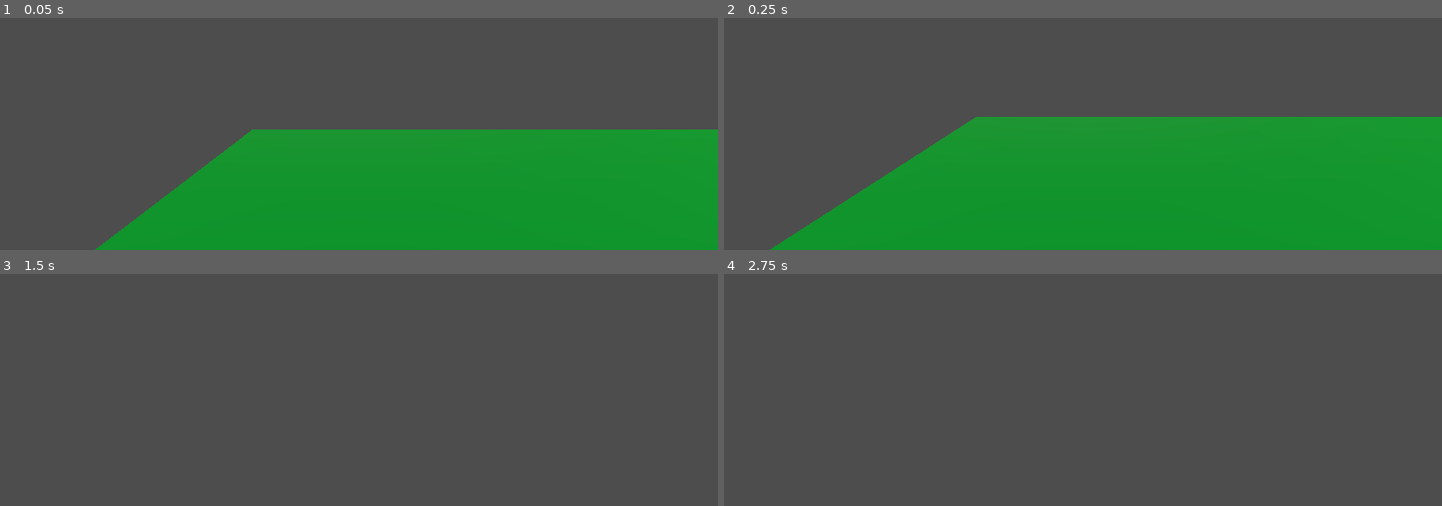
Above: before the commit, frames 1-4 (two rows, left to right).
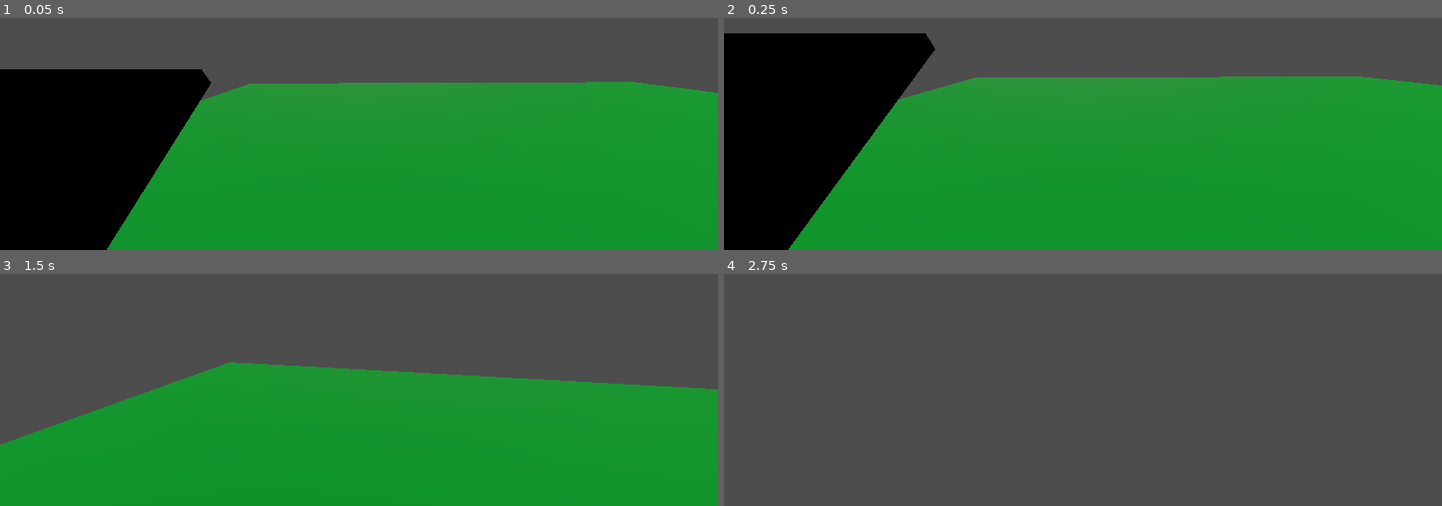
Above: after the commit, the same moments.

Repository: farima4/BosniaLifeSimulator
Game: Godot game, scene res://Worlds/BanjaLuka.tscn
The game is run twice, just before and just after one commit, with the same random seed, the same clock (stepped at 60 frames per second) and the same inputs.
Inputs (mouse positions are in pixels of both pictures, inside the frame that each line leads up to):
- Up to frame 1 (0.05 s): no input
- Up to frame 2 (0.25 s): no input
- Up to frame 3 (1.5 s): move the mouse to (394, 301) at 0.52 s; hold W (forwards) from 0.53 s (still down); tap Space (jump) at 0.77 s; move the mouse to (323, 306) at 1.27 s
- Up to frame 4 (2.75 s): keep holding W (forwards); tap Space (jump) at 1.52 s; move the mouse to (1097, 297) at 2.02 s

The runs differ from the first frame. In frame 1, 34% of the frame differs, in the area x 0-100%, y 22-100%; in frame 2, 34%; in frame 3, 52%, in the area x 0-100%, y 37-100%; in frame 4, nothing differs.

Commit message:
boska 0.1
real

Diff:
--- /dev/null
+++ b/game/Objects/bigEntrance.tscn
@@ -0,0 +1,15 @@
+[gd_scene load_steps=2 format=3 uid="uid://camqavb7wej7j"]
+
+[ext_resource type="PackedScene" uid="uid://kg6xgnpnhqjl" path="res://Objects/wall.tscn" id="1_yjnpf"]
+
+[node name="Node3D" type="Node3D"]
+transform = Transform3D(0.402209, 0, 0, 0, 1, 0, 0, 0, 1, -2.46353, 1.28221, -1.55133)
+
+[node name="Node3D" parent="." instance=ExtResource("1_yjnpf")]
+transform = Transform3D(4.28345, 0, 0, 0, 2.77057, 0, 0, 0, 0.184145, -0.176811, 0.0935931, 0.637203)
+
+[node name="Node3D2" parent="." instance=ExtResource("1_yjnpf")]
+transform = Transform3D(4.28345, 0, 0, 0, 2.77057, 0, 0, 0, 0.184145, 20.7236, 0.0831866, 0.623322)
+
+[node name="Node3D3" parent="." instance=ExtResource("1_yjnpf")]
+transform = Transform3D(24.9099, 0, 0, 0, 0.91659, 0, 0, 0, 0.184145, 33.6571, 1.91857, 0.626529)
--- /dev/null
+++ b/game/Objects/doorBig.tscn
@@ -0,0 +1,14 @@
+[gd_scene load_steps=2 format=3 uid="uid://c3ht5od84sur4"]
+
+[ext_resource type="PackedScene" uid="uid://kg6xgnpnhqjl" path="res://Objects/wall.tscn" id="1_inrlp"]
+
+[node name="Node3D" type="Node3D"]
+
+[node name="Node3D2" parent="." instance=ExtResource("1_inrlp")]
+transform = Transform3D(0.852354, 0, 0, 0, 2.25707, 0, 0, 0, 0.184145, 2.57854, 1.34789, 0.437418)
+
+[node name="Node3D3" parent="." instance=ExtResource("1_inrlp")]
+transform = Transform3D(3.67258, 0, 0, 0, 1.05784, 0, 0, 0, 0.184145, 4.3514, 2.91788, 0.439212)
+
+[node name="Node3D4" parent="." instance=ExtResource("1_inrlp")]
+transform = Transform3D(0.984482, 0, 0, 0, 2.22325, 0, 0, 0, 0.184145, -0.020292, 1.28078, 0.438375)
--- /dev/null
+++ b/game/Objects/wall.tscn
@@ -0,0 +1,9 @@
+[gd_scene load_steps=2 format=3 uid="uid://kg6xgnpnhqjl"]
+
+[ext_resource type="PackedScene" uid="uid://0hsnum4tlv6u" path="res://Objects/block.tscn" id="1_76lfl"]
+
+[node name="Node3D" type="Node3D"]
+transform = Transform3D(4.28345, 0, 0, 0, 2.77057, 0, 0, 0, 0.184145, 4.87683, 0.82786, -0.758078)
+
+[node name="Block" parent="." instance=ExtResource("1_76lfl")]
+transform = Transform3D(1, 0, 0, 0, 1, 0, 0, 0, 1, -1.133, 0, 4.25591)
--- a/game/Worlds/BanjaLuka.tscn
+++ b/game/Worlds/BanjaLuka.tscn
@@ -1,16 +1,28 @@
-[gd_scene load_steps=3 format=3 uid="uid://cgvai8occp5d3"]
+[gd_scene load_steps=6 format=3 uid="uid://cgvai8occp5d3"]
 
 [ext_resource type="PackedScene" uid="uid://chd663pl522xe" path="res://Objects/grass.tscn" id="1_ox67j"]
 [ext_resource type="PackedScene" uid="uid://gg50803ycb5s" path="res://Player/Player.tscn" id="2_srlwg"]
+[ext_resource type="PackedScene" uid="uid://0hsnum4tlv6u" path="res://Objects/block.tscn" id="3_3pjm8"]
+[ext_resource type="PackedScene" uid="uid://kg6xgnpnhqjl" path="res://Objects/wall.tscn" id="4_1mdu7"]
+[ext_resource type="PackedScene" uid="uid://c3ht5od84sur4" path="res://Objects/doorBig.tscn" id="5_hvaic"]
 
 [node name="BanjaLuka" type="Node3D"]
 
 [node name="Block" parent="." instance=ExtResource("1_ox67j")]
-transform = Transform3D(14.4722, 0, 0, 0, 1, 0, 0, 0, 11.8752, -0.132514, 0, 0.0724441)
+transform = Transform3D(20.7821, -0.00284877, 0.120528, 0.0594622, 1.00405, -0.121106, -0.101218, 0.0049417, 24.6758, -0.0526018, 0, -0.0626687)
 
 [node name="Player" parent="." instance=ExtResource("2_srlwg")]
-transform = Transform3D(1, 0, 0, 0, 1, 0, 0, 0, 1, -4.79036, 1.93293, -0.553614)
+transform = Transform3D(1, 0, 0, 0, 1, 0, 0, 0, 1, -4.66421, 1.90428, -0.47394)
 
 [node name="DirectionalLight3D" type="DirectionalLight3D" parent="."]
 transform = Transform3D(1, 0, 0, 0, -0.759271, 0.650774, 0, -0.650774, -0.759271, -4.55065, 32.4199, -24.3857)
 directional_shadow_mode = 0
+
+[node name="Block2" parent="." instance=ExtResource("3_3pjm8")]
+transform = Transform3D(20.8644, 0, 0, 0, 1, 0, 0, 0, 17.062, -0.0281372, -0.342654, 20.6389)
+
+[node name="Node3D" parent="." instance=ExtResource("4_1mdu7")]
+transform = Transform3D(4.28345, 0, 0, 0, 1.86309, 0.136292, 0, -2.0506, 0.12383, -3.30638, 0.676484, -1.93137)
+
+[node name="Node3D2" parent="." instance=ExtResource("5_hvaic")]
+transform = Transform3D(1, 0, 0, 0, 1, 0, 0, 0, 1, -3.86183, 0.476208, 2.18677)
--- /dev/null
+++ b/game/Worlds/boska.tscn
@@ -0,0 +1,103 @@
+[gd_scene load_steps=6 format=3 uid="uid://crbkk804msxvx"]
+
+[ext_resource type="PackedScene" uid="uid://c3ht5od84sur4" path="res://Objects/doorBig.tscn" id="1_c1y83"]
+[ext_resource type="PackedScene" uid="uid://kg6xgnpnhqjl" path="res://Objects/wall.tscn" id="2_88a2a"]
+[ext_resource type="PackedScene" uid="uid://0hsnum4tlv6u" path="res://Objects/block.tscn" id="3_jnqpo"]
+[ext_resource type="PackedScene" uid="uid://gg50803ycb5s" path="res://Player/Player.tscn" id="4_41inq"]
+[ext_resource type="PackedScene" uid="uid://camqavb7wej7j" path="res://Objects/bigEntrance.tscn" id="4_dv1m2"]
+
+[node name="Node3D" type="Node3D"]
+transform = Transform3D(1, 0, 0, 0, 1, 0, 0, 0, 1, 0, -0.361464, 0)
+
+[node name="Node3D" parent="." instance=ExtResource("1_c1y83")]
+transform = Transform3D(1, 0, 0, 0, 1, 0, 0, 0, 1, 0.280678, 0, -0.771631)
+
+[node name="Node3D2" parent="." instance=ExtResource("2_88a2a")]
+transform = Transform3D(16.0614, 0, -0.0619352, 0, 3.7062, 0, 5.73627, 0, 0.173417, 9.33604, 1.56512, 3.33693)
+
+[node name="Node3D3" parent="." instance=ExtResource("2_88a2a")]
+transform = Transform3D(14.2499, 0, 0, 0, 3.28801, 0, 0, 0, 0.184145, 25.5547, 1.80989, -0.307936)
+
+[node name="Node3D4" parent="." instance=ExtResource("2_88a2a")]
+transform = Transform3D(5.91443, 0, 0.174428, 0, 4.14102, 0, -7.60755, 0, 0.135607, 25.3773, 1.35403, -12.5542)
+
+[node name="Node3D5" parent="." instance=ExtResource("1_c1y83")]
+transform = Transform3D(0.61529, 0, 0.788301, 0, 1, 0, -0.788301, 0, 0.61529, 22.2165, -0.0132721, -8.96254)
+
+[node name="Block" parent="." instance=ExtResource("3_jnqpo")]
+transform = Transform3D(70.9475, 0, 0, 0, 1, 0, 0, 0, 99.5712, 0.977871, -0.319569, -16.5983)
+
+[node name="Node3D6" parent="." instance=ExtResource("2_88a2a")]
+transform = Transform3D(10.861, 0, -0.208977, 0, 3.4959, 0, -14.3707, 0, -0.157939, 42.9853, 1.67829, -32.5603)
+
+[node name="Node3D7" parent="." instance=ExtResource("2_88a2a")]
+transform = Transform3D(0.209395, 0, 0.183925, 0, 3.58269, 0, -4.27833, 0, 0.00900186, 34.7677, 1.58497, -31.1205)
+
+[node name="Node3D8" parent="." instance=ExtResource("1_c1y83")]
+transform = Transform3D(0.0244845, 0, -1.32104, 0, 1, 0, 0.9997, 0, 0.0323547, 36.9846, -0.0876701, -30.441)
+
+[node name="Node3D9" parent="." instance=ExtResource("2_88a2a")]
+transform = Transform3D(0.811401, 0, -0.451439, 0, 13.2801, 0, 17.1421, 0, 0.0213683, 37.8117, 6.42852, -21.2026)
+
+[node name="Node3D10" parent="." instance=ExtResource("2_88a2a")]
+transform = Transform3D(7.66438, 0, -0.131191, 0, 12.9586, 0, 7.78111, 0, 0.129223, 40.0694, 6.65939, -44.6262)
+
+[node name="Node3D11" parent="." instance=ExtResource("4_dv1m2")]
+transform = Transform3D(0.402209, 0, 0, 0, 1, 0, 0, 0, 1, 10.1733, 1.1175, -59.5207)
+
+[node name="Node3D12" parent="." instance=ExtResource("2_88a2a")]
+transform = Transform3D(9.82176, 0, -0.0262581, 0, 12.9545, 0, 1.41499, 0, 0.182263, 33.3703, 6.65809, -56.6073)
+
+[node name="Node3D13" parent="." instance=ExtResource("2_88a2a")]
+transform = Transform3D(5.57272, 0, 0.0872812, 0, 12.652, 0, -2.99972, 0, 0.162146, 10.504, 6.49476, -60.7513)
+
+[node name="Node3D14" parent="." instance=ExtResource("2_88a2a")]
+transform = Transform3D(9.27185, 0, 0.242892, 0, 12.6802, 0, -12.198, 0, 0.184626, 6.752, 6.42634, -63.6819)
+
+[node name="Node3D15" parent="." instance=ExtResource("2_88a2a")]
+transform = Transform3D(9.34613, 0, 0.168859, 0, 12.6324, 0, -21.4844, 0, 0.0734571, -2.21665, 6.41455, -56.8911)
+
+[node name="Node3D16" parent="." instance=ExtResource("2_88a2a")]
+transform = Transform3D(0.315145, 0, 0.184112, 0, 3.67267, 0, -16.5333, 0, 0.0035094, -17.2862, 1.64063, -32.313)
+
+[node name="Block2" parent="." instance=ExtResource("3_jnqpo")]
+transform = Transform3D(26.8855, 0, 0, 0, 1, 0, 0, 0, 19.5488, 15.9603, 5.96565, -44.3535)
+
+[node name="Node3D17" parent="." instance=ExtResource("2_88a2a")]
+transform = Transform3D(10.3129, 0, 0, 0, 9.92226, 0, 0, 0, 0.184145, 24.1569, 8.04694, -58.9051)
+
+[node name="Player" parent="." instance=ExtResource("4_41inq")]
+transform = Transform3D(1, 0, 0, 0, 1, 0, 0, 0, 1, -23.1717, 2.05362, 1.13617)
+
+[node name="Block3" parent="." instance=ExtResource("3_jnqpo")]
+transform = Transform3D(6.0264, 0, -8.71277, 0, 1, 0, 4.54468, 0, 11.5534, 0.737193, 5.95163, -47.0831)
+
+[node name="Block4" parent="." instance=ExtResource("3_jnqpo")]
+transform = Transform3D(10.753, 0, 0, 0, 1, 0, 0, 0, 8.58246, -1.87566, 5.94976, -38.8708)
+
+[node name="Block5" parent="." instance=ExtResource("3_jnqpo")]
+transform = Transform3D(2.83262, 0, -3.1873, 0, 1, 0, 1.27452, 0, 7.08381, -7.1005, 5.94976, -39.5126)
+
+[node name="Block6" parent="." instance=ExtResource("3_jnqpo")]
+transform = Transform3D(3.8027, 0, 0, 0, 1, 0, 0, 0, 1.83835, -8.64329, 5.9364, -35.4727)
+
+[node name="Block7" parent="." instance=ExtResource("3_jnqpo")]
+transform = Transform3D(1, 0, 0, 0, 1, 0, 0, 0, 1, -9.63955, 5.94641, -36.575)
+
+[node name="Block8" parent="." instance=ExtResource("3_jnqpo")]
+transform = Transform3D(11.871, 0, 0, 0, 1, 0, 0, 0, 5.45652, 12.866, 5.96807, -55.3004)
+
+[node name="Block9" parent="." instance=ExtResource("3_jnqpo")]
+transform = Transform3D(5.0623, 0, 2.55036, 0, 1, 0, -2.65991, 0, 4.8538, 5.67588, 5.95744, -54.1998)
+
+[node name="Block10" parent="." instance=ExtResource("3_jnqpo")]
+transform = Transform3D(3.81637, 0, 0, 0, 0.28171, -6.2754, 0, 0.195029, 9.06451, -2.1077, 3.16914, -30.1936)
+
+[node name="Block11" parent="." instance=ExtResource("3_jnqpo")]
+transform = Transform3D(8.0656, 0, -1.54776, 0, 1, 0, 3.292, 0, 3.79209, 22.2708, 5.95396, -54.4146)
+
+[node name="Block12" parent="." instance=ExtResource("3_jnqpo")]
+transform = Transform3D(7.38389, 0, -0.413886, 0, 1, 0, 0.97014, 0, 3.15015, 22.337, 6.00104, -55.7115)
+
+[node name="Block13" parent="." instance=ExtResource("3_jnqpo")]
+transform = Transform3D(4.29878, 0, -2.16183, 0, 1, 0, 4.18842, 0, 2.2188, 27.6564, 5.96579, -53.742)
